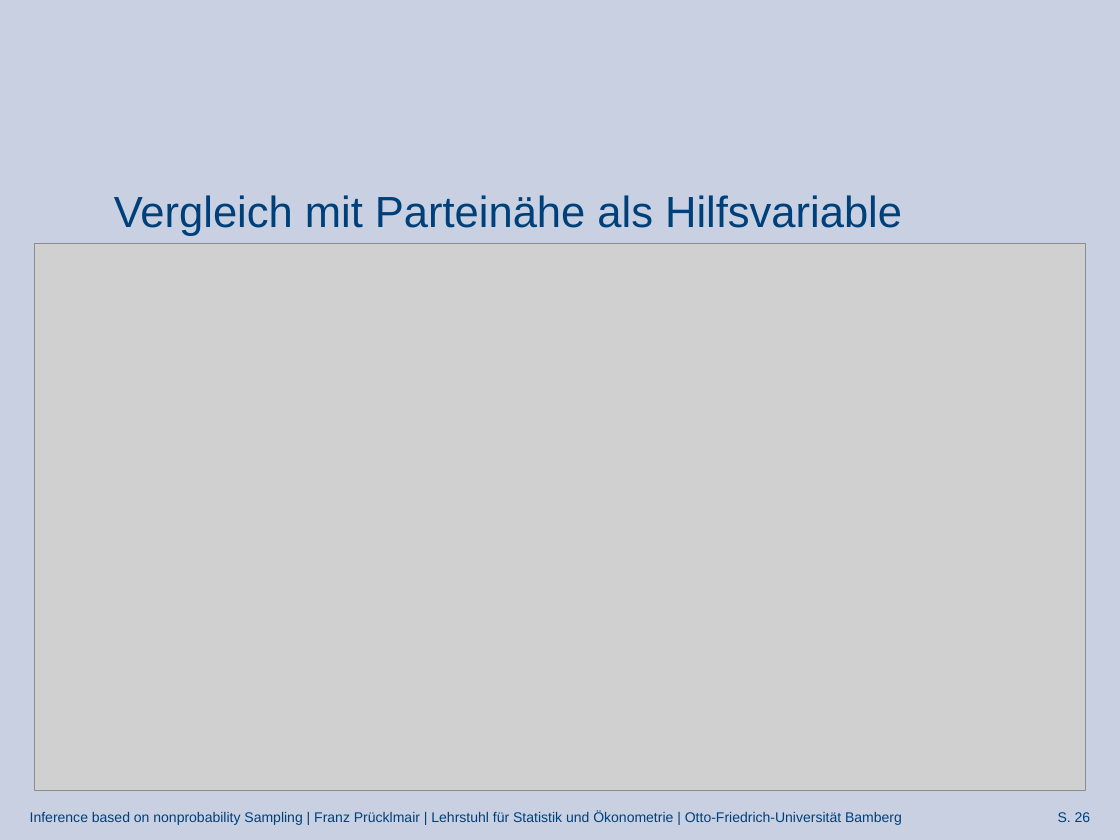
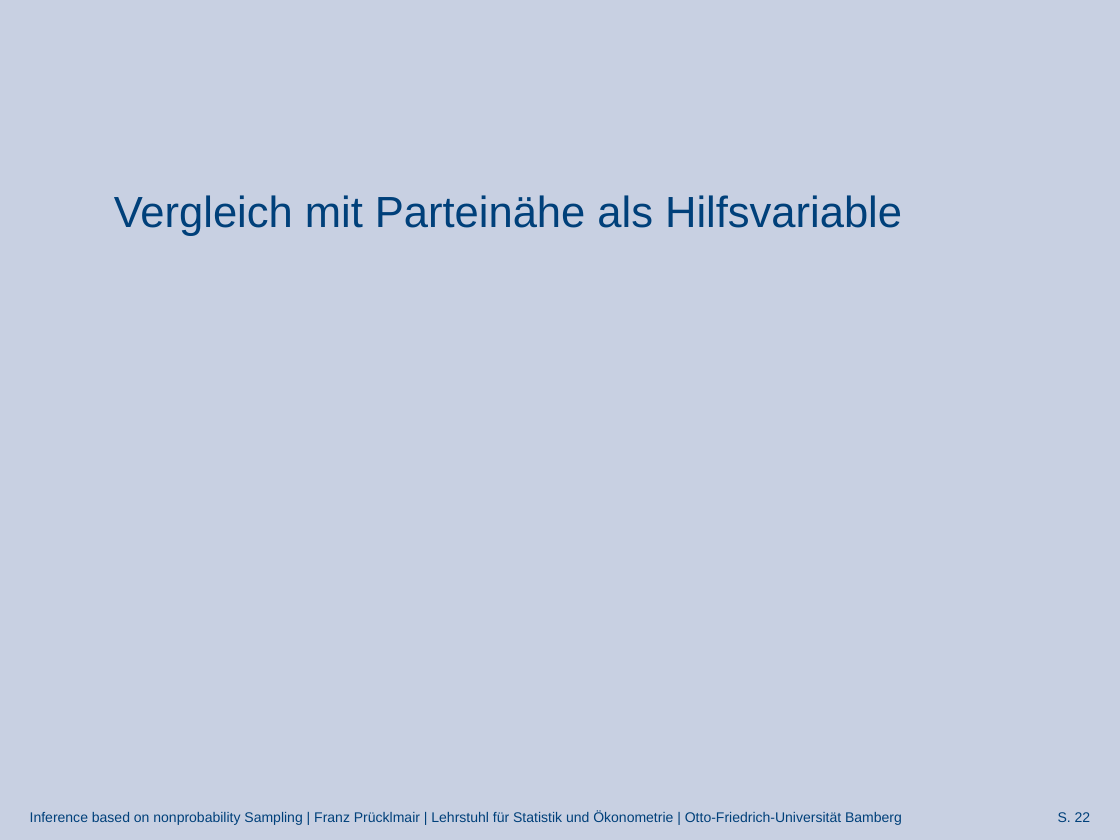
Before and after one commit to FranzPruecklmair/Civey, a slide deck: slide 22 of Präsentation_JF_29.04.2022.pptx (slide 26 before the commit). Drawn at 1120x840 pixels with LibreOffice and Linux fonts; fonts in the diff are those of the drawing; grey boxes stand for pictures; background and template pictures are left out. Boxes give left, top, right and bottom in pixels: in the first picture for what was removed or moved away, otherwise in the second. Text is boxed around its words. In the diff, an @@ line names an element or a change of style, - is before the commit and + after.

```diff
--- a/Präsentation_JF_29.04.2022.pptx
+++ b/Präsentation_JF_29.04.2022.pptx
@@ picture removed at bbox=[35, 244, 1085, 791] @@
@@ page number at bbox=[1058, 812, 1091, 822]: text changed @@
-S. 26
+S. 22
```
Also in this commit, not shown: 7 other slides changed, 6 slides added, 10 slides removed, 2 other files.
